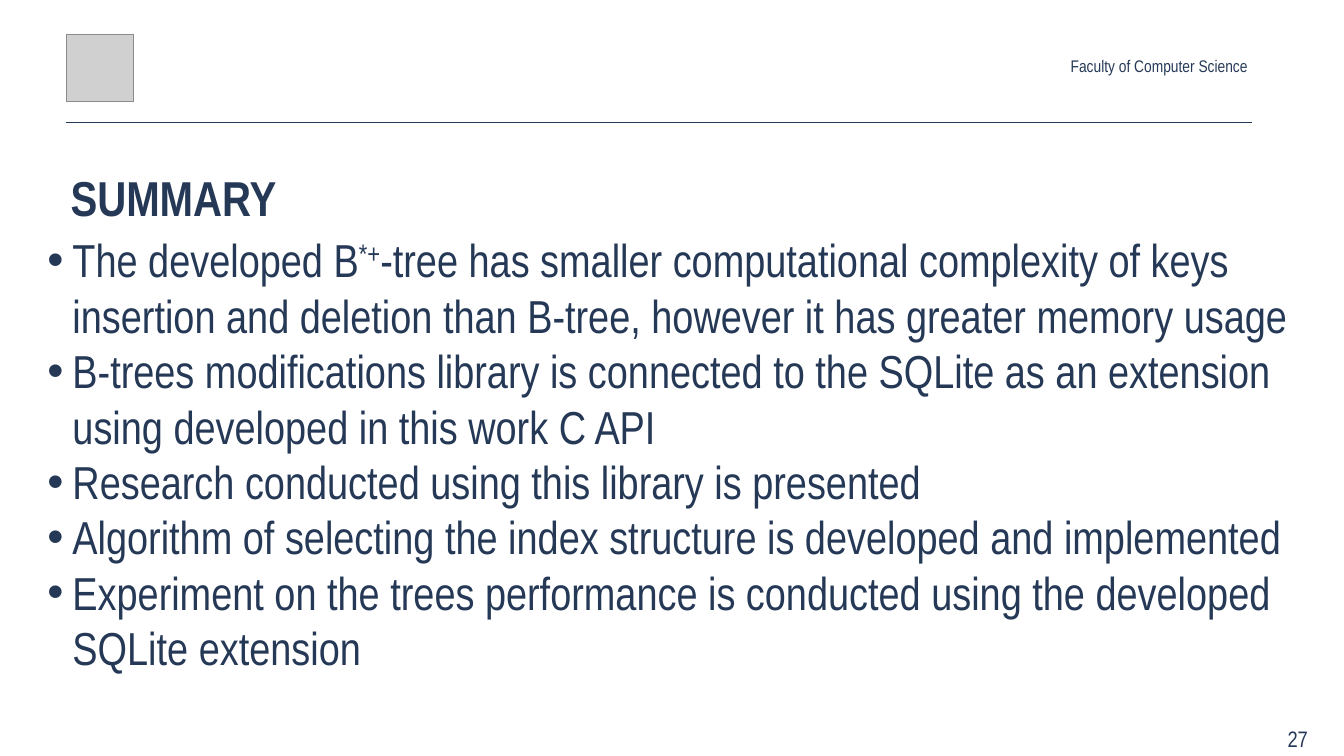
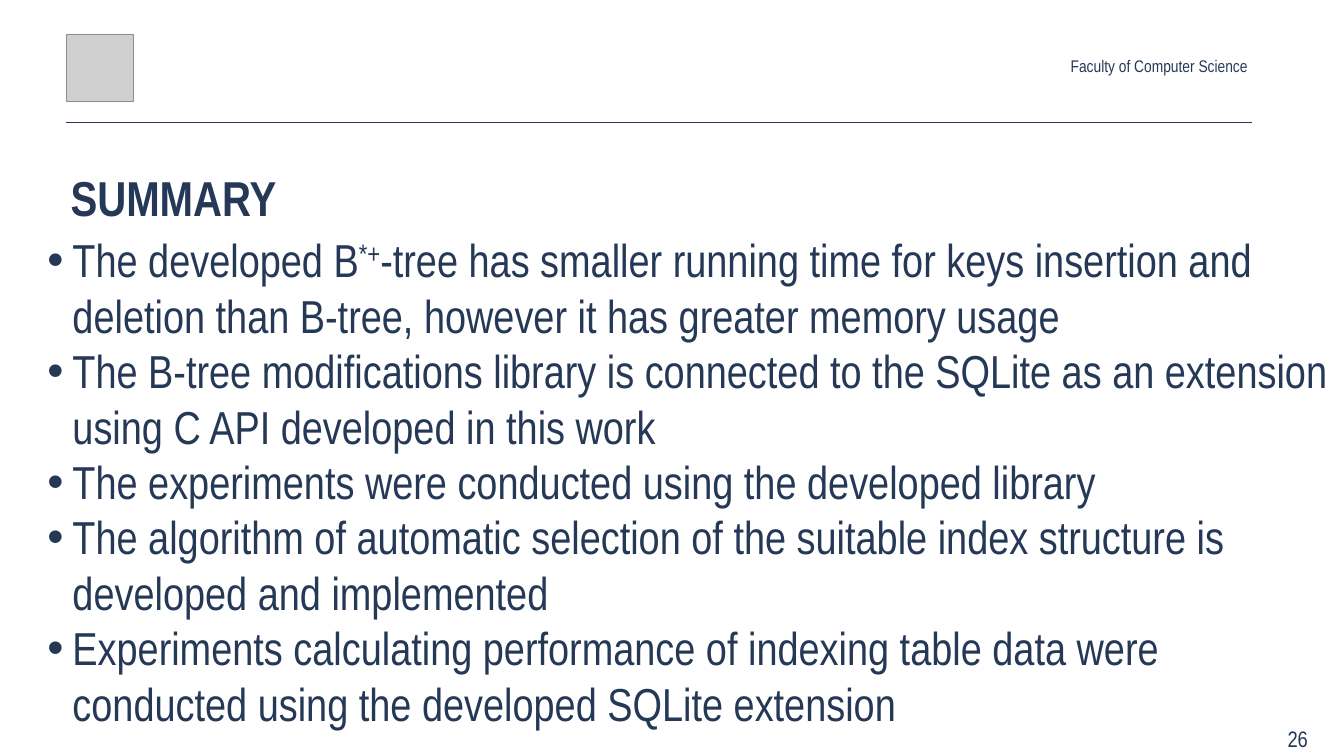
Before and after one commit to Glost/btrees_2019, a slide deck: slide 26 of root/docs/slides/Anton_Rigin_SYRCoSE_2019.pptx (slide 27 before the commit). Drawn at 1344x756 pixels with LibreOffice and Linux fonts; fonts in the diff are those of the drawing; grey boxes stand for pictures. Boxes give left, top, right and bottom in pixels: in the first picture for what was removed or moved away, otherwise in the second. Text is boxed around its words. In the diff, an @@ line names an element or a change of style, - is before the commit and + after.

```diff
--- a/root/docs/slides/Anton_Rigin_SYRCoSE_2019.pptx
+++ b/root/docs/slides/Anton_Rigin_SYRCoSE_2019.pptx
@@ text at box(72, 243, 1327, 730): text changed @@
-• The developed B*+-tree has smaller computational complexity of keys insertion and deletion than B-tree, however it has greater memory usage
-• B-trees modifications library is connected to the SQLite as an extension using developed in this work C API
-• Research conducted using this library is presented
-• Algorithm of selecting the index structure is developed and implemented
-• Experiment on the trees performance is conducted using the developed SQLite extension
+• The developed B*+-tree has smaller running time for keys insertion and deletion than B-tree, however it has greater memory usage
+• The B-tree modifications library is connected to the SQLite as an extension using C API developed in this work
+• The experiments were conducted using the developed library
+• The algorithm of automatic selection of the suitable index structure is developed and implemented
+• Experiments calculating performance of indexing table data were conducted using the developed SQLite extension
@@ page number at box(1288, 731, 1308, 747): text changed @@
-27
+26
```
Also in this commit, not shown: 18 other slides changed, 1 other file.
